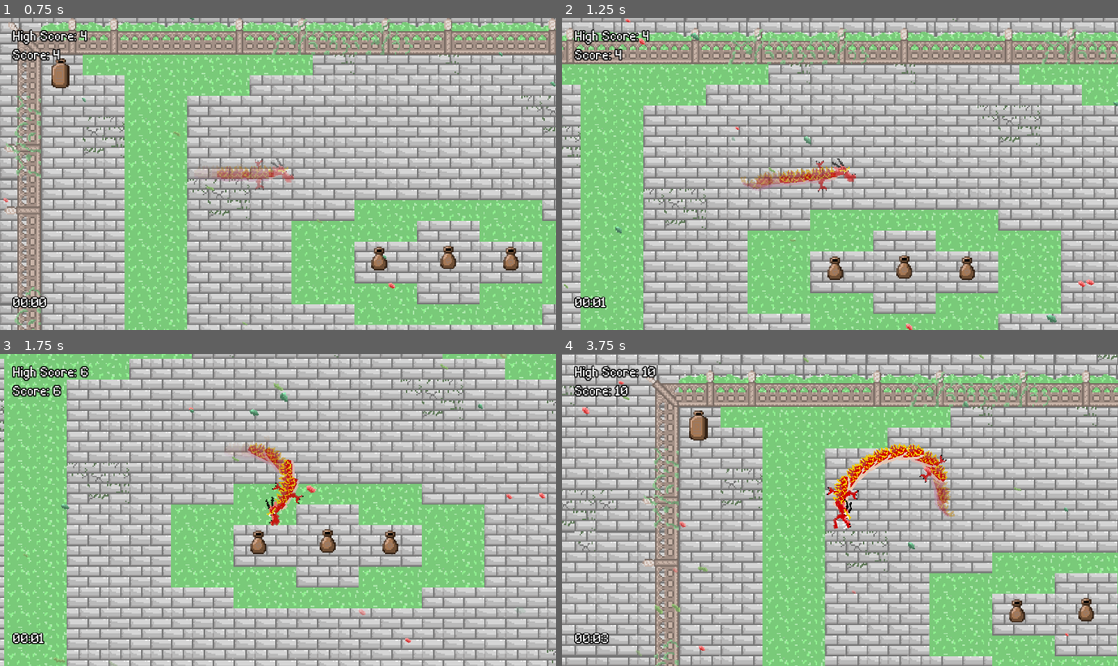
Above: before the commit, frames 1-4 (two rows, left to right).
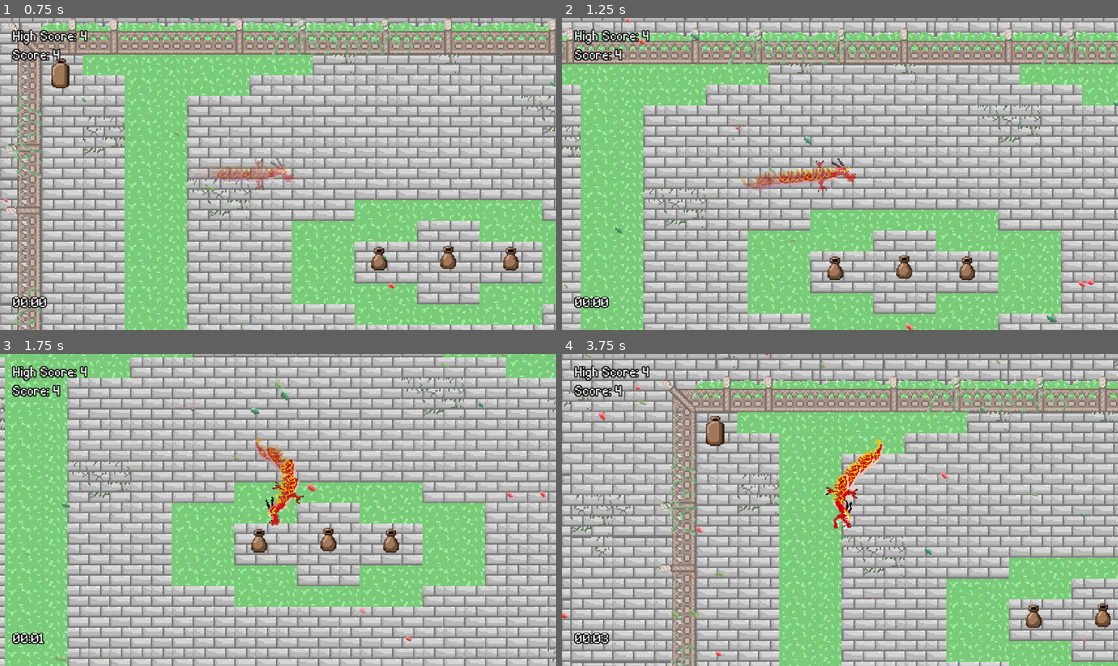
Above: after the commit, the same moments.

Repository: Steaf23/GMTK-2025
Game: Godot game, scene res://world.tscn
The game is run twice, just before and just after one commit, with the same random seed, the same clock (stepped at 60 frames per second) and the same inputs. The engine's default icon, where the game draws it, is replaced by a stand-in: a white triangle on a blue panel in a dark square.
Inputs (mouse positions are in pixels of both pictures, inside the frame that each line leads up to):
- Up to frame 1 (0.75 s): tap Enter at 0.5 s; move the mouse to (400, 158) at 0.52 s; hold Space (continue) from 0.53 s (still down)
- Up to frame 2 (1.25 s): keep holding Space (continue)
- Up to frame 3 (1.75 s): move the mouse to (166, 525) at 1.27 s; release Space (continue) at 1.28 s; click (166, 525) at 1.35 s; tap Space (continue) at 1.55 s
- Up to frame 4 (3.75 s): move the mouse to (895, 441) at 2.02 s; hold Space (continue) 2.03-2.78 s; move the mouse to (812, 572) at 2.77 s; tap Space (continue) at 2.85 s; move the mouse to (1006, 556) at 3.52 s; press the mouse at (1006, 556) at 3.53 s

Frame 1 is identical in both runs. In frame 2, less than 0.1% of the frame differs, in the area x 6-9%, y 89-94%; in frame 3, 44%; in frame 4, 78%, in the area x 0-100%, y 0-100%.

Commit message:
ui sounds, fixed tutorial starting bug

Diff:
--- a/Util/SoundManager/sounds.gd
+++ b/Util/SoundManager/sounds.gd
@@ -2,6 +2,8 @@
 extends RefCounted
 
 const MUSIC_GAME: StringName = &"res://sound/game_music.wav"
+const GAME_START: StringName = "res://sound/UI_Button_GameStart_01.ogg"
+const BUTTON_PRESS: StringName = "res://sound/UI_Button_ Press_01.ogg"
 
 const BITE_METAL: Array[StringName] = [
 	"res://sound/Dragon_BiteMetal_01.ogg",
--- a/Util/pause_menu.gd
+++ b/Util/pause_menu.gd
@@ -30,4 +30,5 @@
 
 
 func _on_resume_pressed() -> void:
+	SoundManager.play_sfx(Sounds.BUTTON_PRESS, .5)
 	toggle_pause()
--- a/project.godot
+++ b/project.godot
@@ -33,7 +33,7 @@
 window/stretch/mode="canvas_items"
 window/stretch/scale=3.0
 mouse_cursor/custom_image="uid://tbfkb6drqqty"
-mouse_cursor/custom_image_hotspot=Vector2(5, 5)
+mouse_cursor/custom_image_hotspot=Vector2(16, 16)
 
 [global_group]
 
--- a/world.gd
+++ b/world.gd
@@ -23,8 +23,13 @@
 
 
 func _input(event: InputEvent) -> void:
+	if event.is_action_pressed("restart"):
+		_on_restart_pressed()
+
 	if in_tutorial and event.is_action_pressed("continue"):
+		in_tutorial = false
 		$Tutorial.hide()
+		SoundManager.play_sfx(Sounds.GAME_START, 0.3)
 		dragon.start_moving()
 		for i in 2:
 			dragon.add_segment()
@@ -49,6 +54,9 @@
 		highscore = s
 	score.text = "High Score: %s\nScore: %s" % [highscore, s]
 
+
+	if in_tutorial:
+		return
 	counter += delta
 	var second = counter
 	%Time.text = "%s:%2s" % [str(int(counter / 60)).pad_zeros(2), str(int(counter) % 60).pad_zeros(2)]
@@ -78,6 +86,7 @@
 
 
 func _on_restart_pressed() -> void:
+	SoundManager.play_sfx(Sounds.BUTTON_PRESS, .5)
 	get_tree().paused = false
 	get_tree().reload_current_scene()
 
--- a/world.tscn
+++ b/world.tscn
@@ -619,6 +619,7 @@
 [node name="Time" type="Label" parent="HUD/MarginContainer2"]
 unique_name_in_owner = true
 layout_mode = 2
+text = "00:00"
 horizontal_alignment = 1
 vertical_alignment = 1
 
Binary file changed: Other_sprites/cursor.png
Not shown, added: sound/UI_Button_ Press_01.ogg.import
Not shown, added: sound/UI_Button_GameStart_01.ogg.import
Not shown, added: sound/UI_Button_ Press_01.ogg
Not shown, added: sound/UI_Button_GameStart_01.ogg
